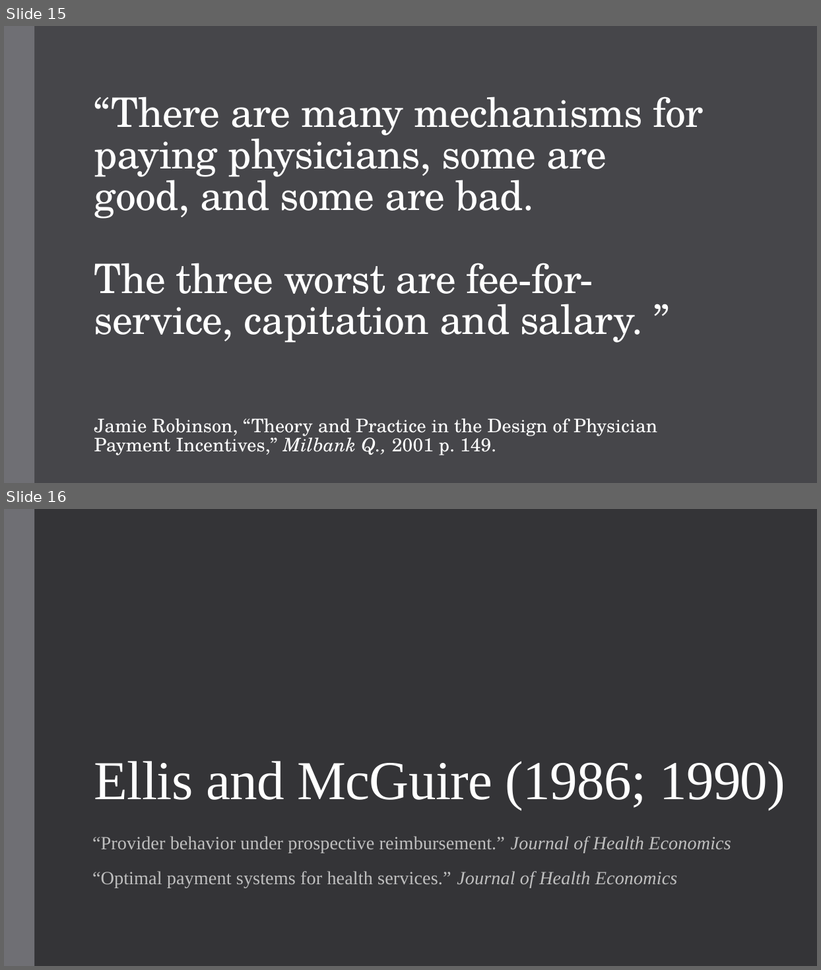
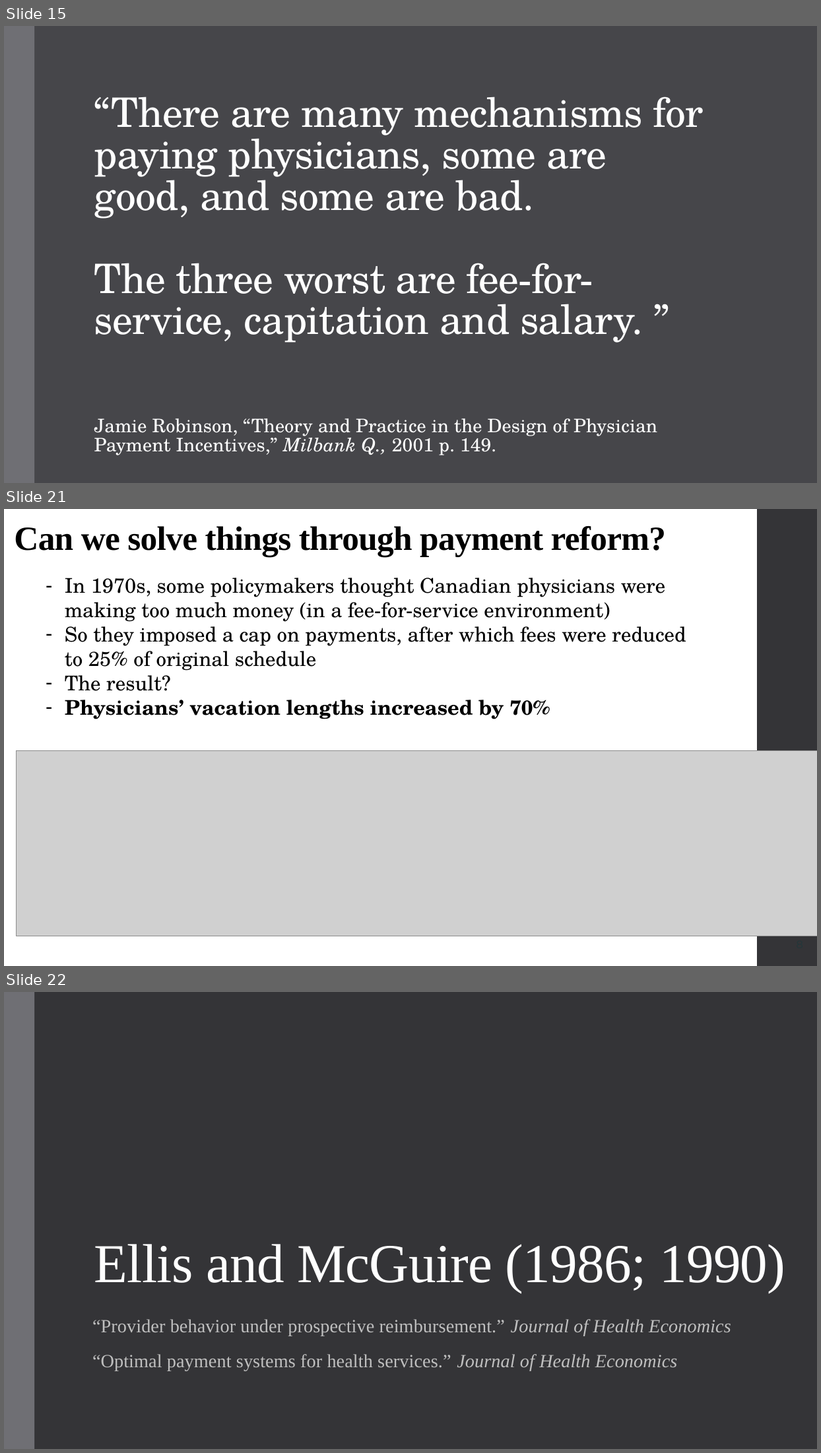
Before and after one commit to alex-hoagland/HAD6750H, a slide deck: Lecture04_ProviderPayment/L4Slides_ProviderPayment_2023W.pptx. Shown one above the other, each under a label of ours: slides 15 and 16 before the commit, slides 15, 21 and 22 after it; the slides between them are not shown. The pictures are 821x970 and 821x1453 pixels, drawn with LibreOffice and Linux fonts; fonts in the diff are those of the drawing; grey boxes stand for pictures. Boxes give left, top, right and bottom in pixels: in the first picture for what was removed or moved away, otherwise in the second. Text is boxed around its words. In the diff, an @@ line names an element or a change of style, - is before the commit and + after.

```diff
--- a/Lecture04_ProviderPayment/L4Slides_ProviderPayment_2023W.pptx
+++ b/Lecture04_ProviderPayment/L4Slides_ProviderPayment_2023W.pptx
@@ slide 21 added at bbox=[4, 509, 817, 966], background #FFFFFF @@
@@ title added at bbox=[14, 526, 667, 557], 40 pt, text #000000, bold @@
+Can we solve things through payment reform?
@@ rectangle added at bbox=[757, 509, 817, 966], fill #353537 @@
@@ text added at bbox=[65, 578, 686, 720], 24 pt, text #000000 @@
+– In 1970s, some policymakers thought Canadian physicians were making too much money (in a fee-for-service environment)
+– So they imposed a cap on payments, after which fees were reduced to 25% of original schedule
+– The result?
+– Physicians’ vacation lengths increased by 70%
@@ picture added at bbox=[16, 751, 817, 937] @@
@@ what was slide 16 is now slide 22 @@
```
Also in this commit, not shown: 1 slide changed, 8 other slides added, 1 other file.
